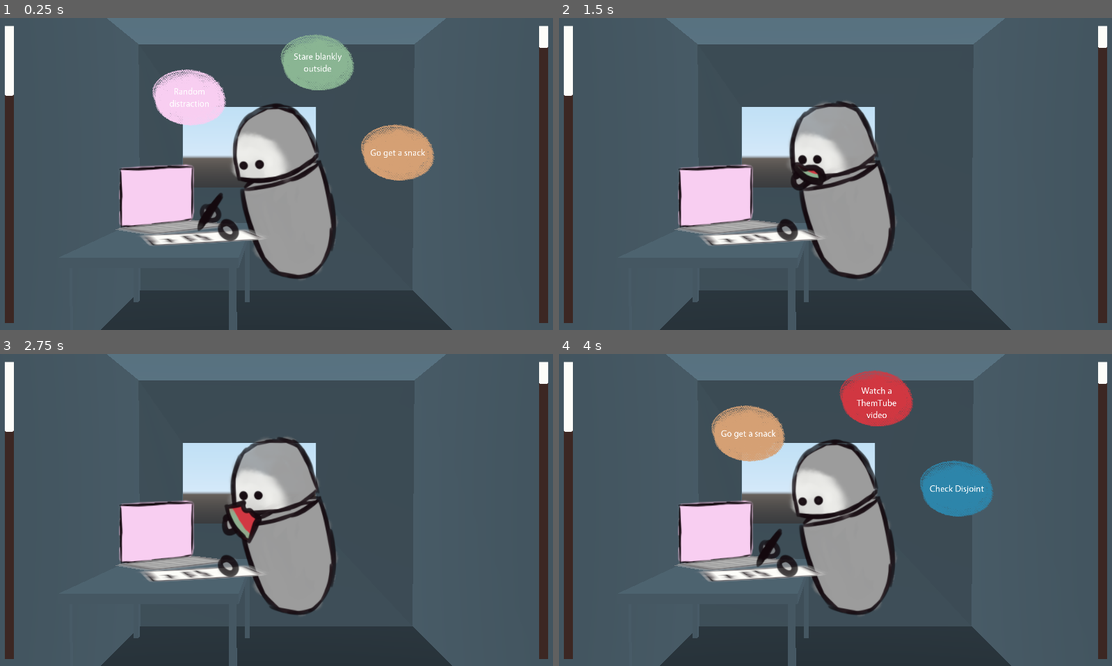
Above: before the commit, frames 1-4 (two rows, left to right).
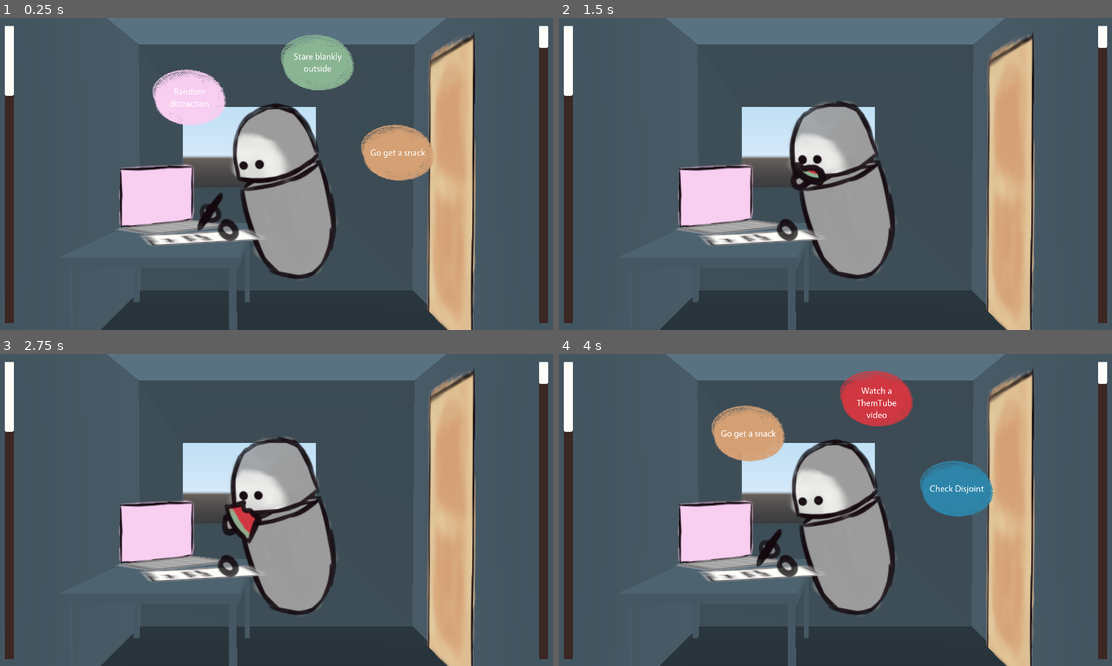
Above: after the commit, the same moments.

Repository: bucketfish/procrastination-simulator
Game: Godot game, scene res://Main.tscn
Same seed, same stepped clock (60 frames per second), same inputs: the game is played once before the commit and once after it.
Inputs:
- Up to frame 1 (0.25 s): no input
- Up to frame 2 (1.5 s): click "Go get a snack" at 0.5 s
- Up to frame 3 (2.75 s): no input
- Up to frame 4 (4 s): no input

The runs differ from the first frame. In frame 1, 7.7% of the frame differs, in the area x 77-87%, y 4-100%; in frame 2, 7.7%; in frame 3, 7.7%; in frame 4, 7.7%.

Commit message:
door

Diff:
--- a/Main.tscn
+++ b/Main.tscn
@@ -1,5 +1,6 @@
-[gd_scene load_steps=21 format=2]
-
+[gd_scene load_steps=22 format=2]
+
+[ext_resource path="res://textures/room/door.png" type="Texture" id=1]
 [ext_resource path="res://scripts/Buttons.gd" type="Script" id=3]
 [ext_resource path="res://other_resources/Main.tres" type="Theme" id=4]
 [ext_resource path="res://textures/player/spritesheet.png" type="Texture" id=5]
@@ -650,3 +651,8 @@
 double_sided = false
 alpha_cut = 2
 texture = ExtResource( 13 )
+
+[node name="door" type="Sprite3D" parent="."]
+transform = Transform( 4.77671e-16, 8.74228e-09, -0.2, 0.25, -8.74228e-09, 0, -1.09278e-08, -0.2, -8.74228e-09, 1.43351, 1.17752, 0.184098 )
+offset = Vector2( 0, 300 )
+texture = ExtResource( 1 )
Binary file added: textures/room/door.png
Not shown, added: textures/room/door.png.import
Not shown, changed: textures/things_on_table/table.clip
